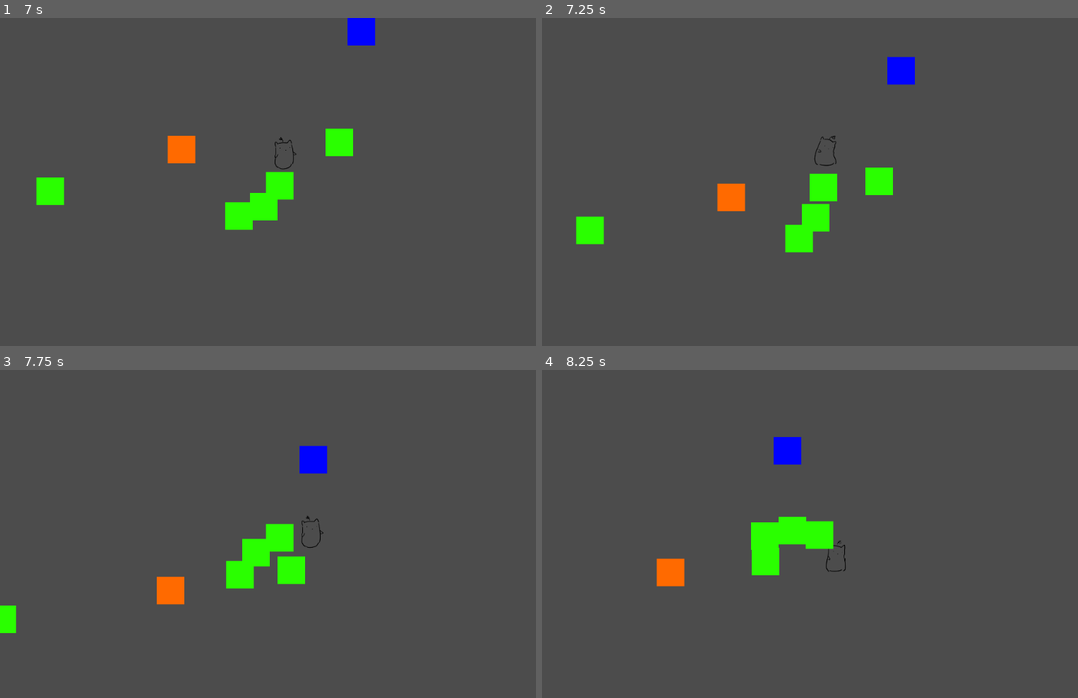
Above: before the commit, frames 1-4 (two rows, left to right).
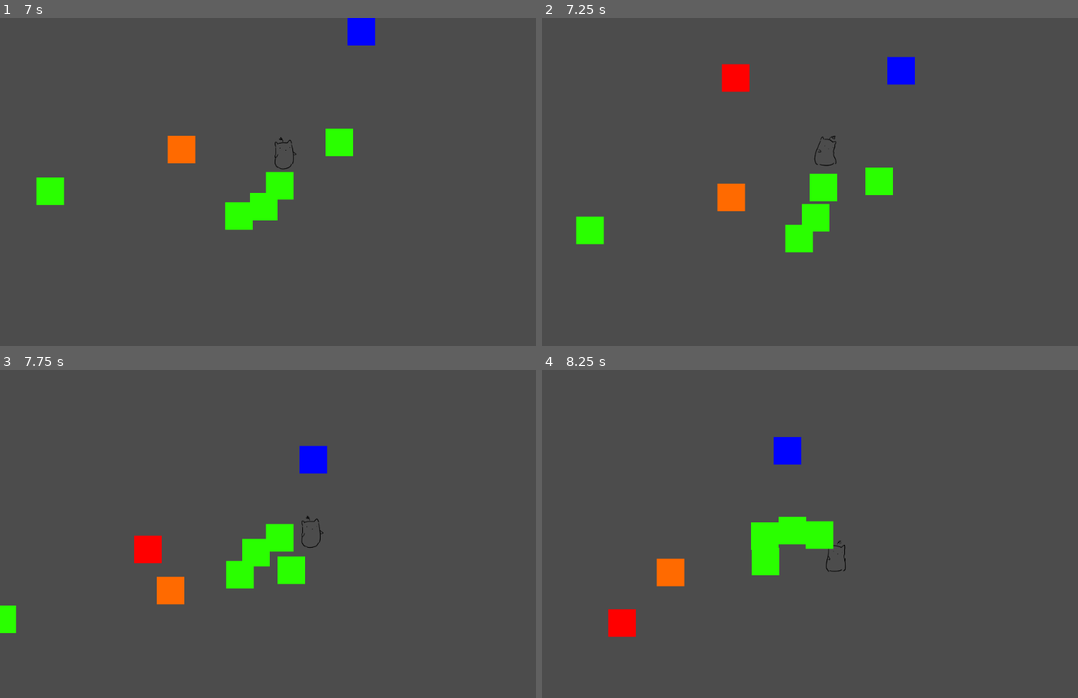
Above: after the commit, the same moments.

Repository: freejelliott/ldjam52
Game: Godot game, scene res://Game.tscn
Same seed, same stepped clock (60 frames per second), same inputs: the game is played once before the commit and once after it.
Inputs:
- Up to frame 1 (7 s): hold D (move_right) 0.53-1.28 s; hold S (move_down) 1.28-2.03 s; hold D (move_right) 2.03-2.78 s; hold W (move_up) 2.78-3.53 s; hold A (move_left) 3.53-5.03 s; hold S (move_down) 5.03-5.78 s; hold D (move_right) 5.78-6.53 s; hold W (move_up) from 6.53 s (still down)
- Up to frame 2 (7.25 s): keep holding W (move_up)
- Up to frame 3 (7.75 s): release W (move_up) at 7.28 s; hold D (move_right) from 7.28 s (still down)
- Up to frame 4 (8.25 s): release D (move_right) at 8.03 s; hold S (move_down) from 8.03 s (still down)

Frame 1 is identical in both runs. In frame 2, 0.5% of the frame differs, in the area x 33-39%, y 13-23%; in frame 3, 0.4%; in frame 4, 0.5%.

Commit message:
Vertical harvester.

Diff:
--- a/Game.tscn
+++ b/Game.tscn
@@ -45,3 +45,8 @@
 
 [node name="Pickup7" parent="." instance=ExtResource( 2 )]
 position = Vector2( 711, 477 )
+
+[node name="Harvester2" parent="." instance=ExtResource( 4 )]
+position = Vector2( 574, -13 )
+player_path = NodePath("../Player")
+horizontal = false
--- a/harvester/Harvester.gd
+++ b/harvester/Harvester.gd
@@ -7,6 +7,7 @@
 
 export var speed = 300
 export var player_path: NodePath
+export var horizontal = true
 
 onready var player = get_node(player_path)
 
@@ -14,7 +15,8 @@
 
 # Called when the node enters the scene tree for the first time.
 func _ready() -> void:
-    pass # Replace with function body.
+    if !horizontal:
+        direction = Vector2.UP
 
 
 # Called every frame. 'delta' is the elapsed time since the previous frame.
@@ -27,6 +29,11 @@
         direction = Vector2.LEFT
     elif position.x < -1000:
         direction = Vector2.RIGHT
+
+    if position.y > 1000:
+        direction = Vector2.UP
+    elif position.y < -1000:
+        direction = Vector2.DOWN
 
     var velocity = direction
 
